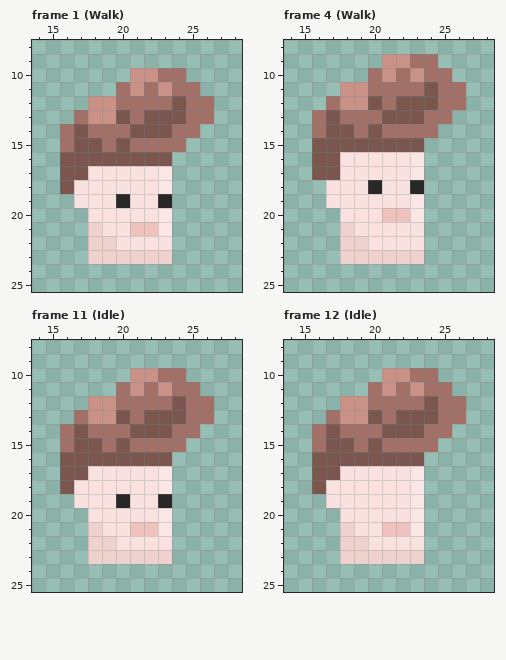
Edited in one commit: pixel-art file (Mayday.Game/Content/Images/Heads_1.aseprite). Above is the file before it was changed.
42x33 pixels, 36 frames. Shown: frame 1 (Walk): x 14..28, y 8..25; frame 4 (Walk): x 14..28, y 8..25; frame 11 (Idle): x 14..28, y 8..25; frame 12 (Idle): x 14..28, y 8..25. The commit also changed other frames, which this record leaves out.
After the commit:
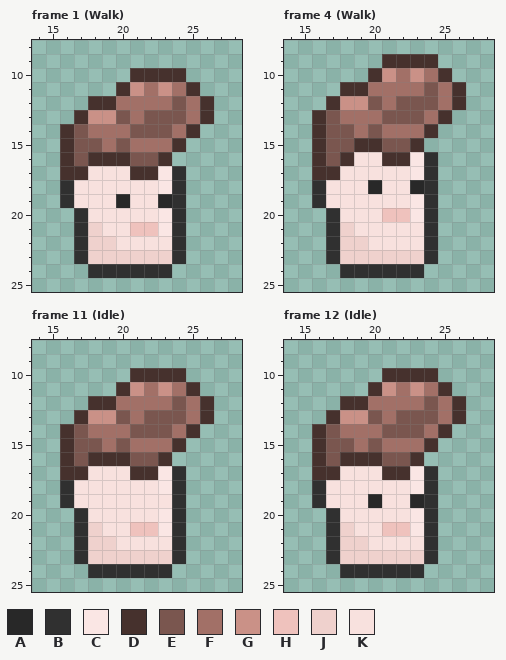
Palette (. is transparent): A #282828  B #303030  C #fae6e4  D #46312d  E #7a564f  F #a27067  G #ca9187  H #efc2bd  J #efd1cd  K #f8e1de
Difference:
--- frame 1 (Walk)
@@ x 14..28 @@
  9 ...............
-10 .......GGFF....
-11 ......FGFGFF...
-12 ....GGFFFFEFF..
-13 ...FGGEFEEEFF..
-14 ..FEFFFEEEFF...
-15 ..FEEFEFFFF....
-16 ..EEEEEEEE.....
-17 ..EEKKKKKC.....
-18 ..EKKKKKKC.....
-19 ...KKKAKKA.....
-20 ....KKKKKC.....
-21 ....JKKHHC.....
-22 ....JJKKKK.....
-23 ....JJJJJJ.....
-24 ...............
+10 .......DDDD....
+11 ......DGFGFD...
+12 ....DDFFFFEFD..
+13 ...DGGEFEEEFD..
+14 ..DEFFFEEEFD...
+15 ..DEEFEFFFD....
+16 ..DEDDDEED.....
+17 ..DDKKKDDCB....
+18 ..BKKKKKKCB....
+19 ..BKKKAKKAB....
+20 ...BKKKKKCB....
+21 ...BJKKHHCB....
+22 ...BJJKKKKB....
+23 ...BJJJJJJB....
+24 ....BBBBBB.....
 25 ...............
--- frame 4 (Walk)
@@ x 14..28 @@
  8 ...............
- 9 .......GGFF....
-10 ......FGFGFF...
-11 ....GGFFFFEFF..
-12 ...FGGEFEEEFF..
-13 ..FEFFFEEEFF...
-14 ..FEEFEFFFF....
-15 ..EEEEEEEE.....
-16 ..EEKKKKKC.....
-17 ..EEKKKKKC.....
-18 ...KKKAKKA.....
-19 ...KKKKKKC.....
-20 ....KKKHHC.....
-21 ....JKKKKK.....
-22 ....JJKKKK.....
-23 ....JJJJJJ.....
-24 ...............
+ 9 .......DDDD....
+10 ......DGFGFD...
+11 ....DDFFFFEFD..
+12 ...DGGEFEEEFD..
+13 ..DEFFFEEEFD...
+14 ..DEEFEFFFD....
+15 ..DEEDDEED.....
+16 ..DEDKKDDCB....
+17 ..DDKKKKKCB....
+18 ..BKKKAKKAB....
+19 ..BKKKKKKCB....
+20 ...BKKKHHCB....
+21 ...BJKKKKKB....
+22 ...BJJKKKKB....
+23 ...BJJJJJJB....
+24 ....BBBBBB.....
 25 ...............
--- frame 11 (Idle)
@@ x 14..28 @@
  9 ...............
-10 .......GGFF....
-11 ......FGFGFF...
-12 ....GGFFFFEFF..
-13 ...FGGEFEEEFF..
-14 ..FEFFFEEEFF...
-15 ..FEEFEFFFF....
-16 ..EEEEEEEE.....
-17 ..EEKKKKKC.....
-18 ..EKKKKKKC.....
-19 ...KKKAKKA.....
-20 ....KKKKKC.....
-21 ....JKKHHC.....
-22 ....JJKKKK.....
-23 ....JJJJJJ.....
-24 ...............
+10 .......DDDD....
+11 ......DGFGFD...
+12 ....DDFFFFEFD..
+13 ...DGGEFEEEFD..
+14 ..DEFFFEEEFD...
+15 ..DEEFEFFFD....
+16 ..DEDDDEED.....
+17 ..DDKKKDDCB....
+18 ..BKKKKKKCB....
+19 ..BKKKKKKKB....
+20 ...BKKKKKCB....
+21 ...BJKKHHCB....
+22 ...BJJKKKKB....
+23 ...BJJJJJJB....
+24 ....BBBBBB.....
 25 ...............
--- frame 12 (Idle)
@@ x 14..28 @@
  9 ...............
-10 .......GGFF....
-11 ......FGFGFF...
-12 ....GGFFFFEFF..
-13 ...FGGEFEEEFF..
-14 ..FEFFFEEEFF...
-15 ..FEEFEFFFF....
-16 ..EEEEEEEE.....
-17 ..EEKKKKKC.....
-18 ..EKKKKKKC.....
-19 ...KKKKKKC.....
-20 ....KKKKKC.....
-21 ....JKKHHC.....
-22 ....JJKKKK.....
-23 ....JJJJJJ.....
-24 ...............
+10 .......DDDD....
+11 ......DGFGFD...
+12 ....DDFFFFEFD..
+13 ...DGGEFEEEFD..
+14 ..DEFFFEEEFD...
+15 ..DEEFEFFFD....
+16 ..DEDDDEED.....
+17 ..DDKKKDDCB....
+18 ..BKKKKKKCB....
+19 ..BKKKAKKAB....
+20 ...BKKKKKCB....
+21 ...BJKKHHCB....
+22 ...BJJKKKKB....
+23 ...BJJJJJJB....
+24 ....BBBBBB.....
 25 ...............
Pixel boxes of the changes (left, top, right, bottom) in both pictures:
changed: (60, 68, 214, 278)
changed: (312, 54, 466, 278)
changed: (60, 368, 214, 578)
changed: (312, 368, 466, 578)
